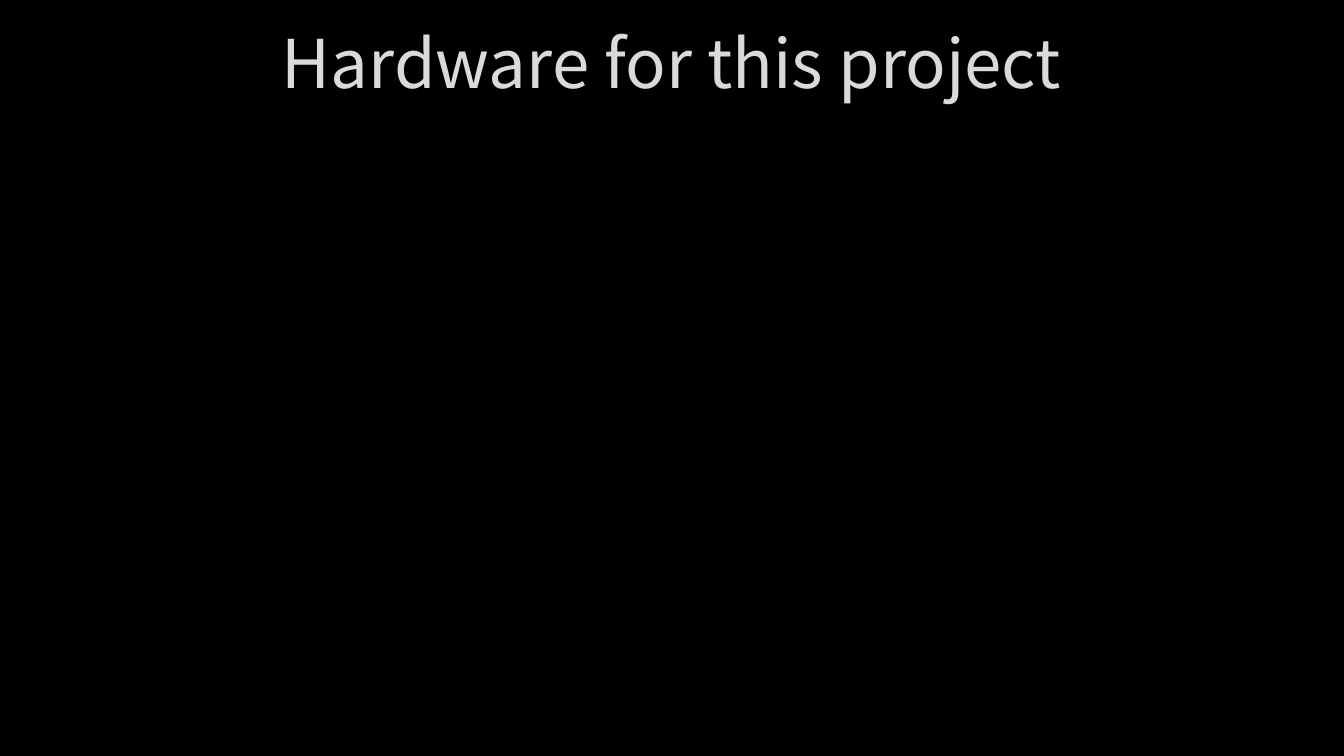
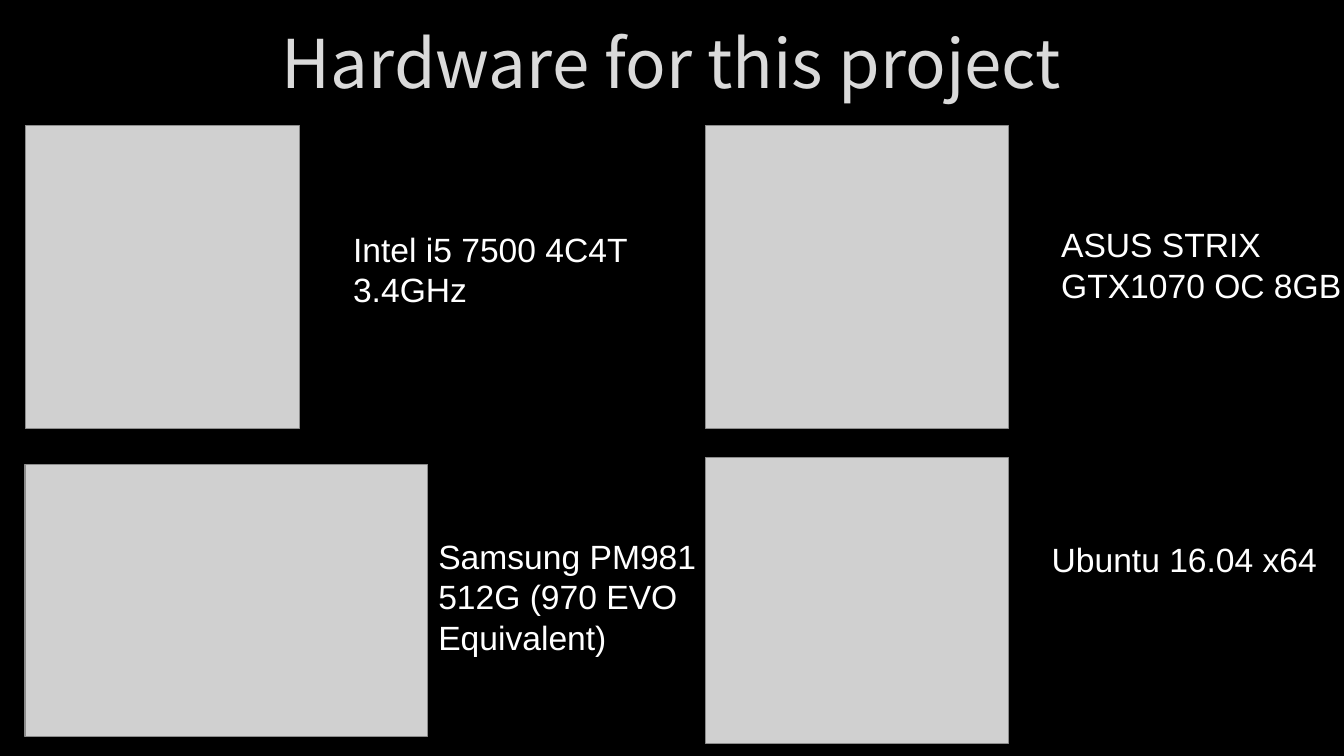
Before and after one commit to Alfons0329/Parallel_Programming_Fall_2018, a slide deck: slide 5 of Final Project/Report.pptx. Drawn at 1344x756 pixels with LibreOffice and Linux fonts; fonts in the diff are those of the drawing; grey boxes stand for pictures; background and template pictures are left out. Boxes give left, top, right and bottom in pixels: in the first picture for what was removed or moved away, otherwise in the second. Text is boxed around its words. In the diff, an @@ line names an element or a change of style, - is before the commit and + after.

```diff
--- a/Final Project/Report.pptx
+++ b/Final Project/Report.pptx
@@ picture added at box(25, 126, 300, 429) @@
@@ picture added at box(706, 126, 1008, 429) @@
@@ text added at box(353, 237, 627, 303), 24 pt, text #FFFFFF @@
+Intel i5 7500 4C4T
+3.4GHz
@@ text added at box(1061, 233, 1341, 299), 24 pt, text #FFFFFF @@
+ASUS STRIX GTX1070 OC 8GB
@@ picture added at box(25, 465, 427, 737) @@
@@ picture added at box(706, 458, 1008, 743) @@
@@ text added at box(438, 545, 696, 657), 24 pt, text #FFFFFF @@
+Samsung PM981
+512G (970 EVO
+Equivalent)
@@ text added at box(1052, 547, 1317, 573), 24 pt, text #FFFFFF @@
+Ubuntu 16.04 x64
```
Also in this commit, not shown: 1 other slide changed, 3 slides added.
